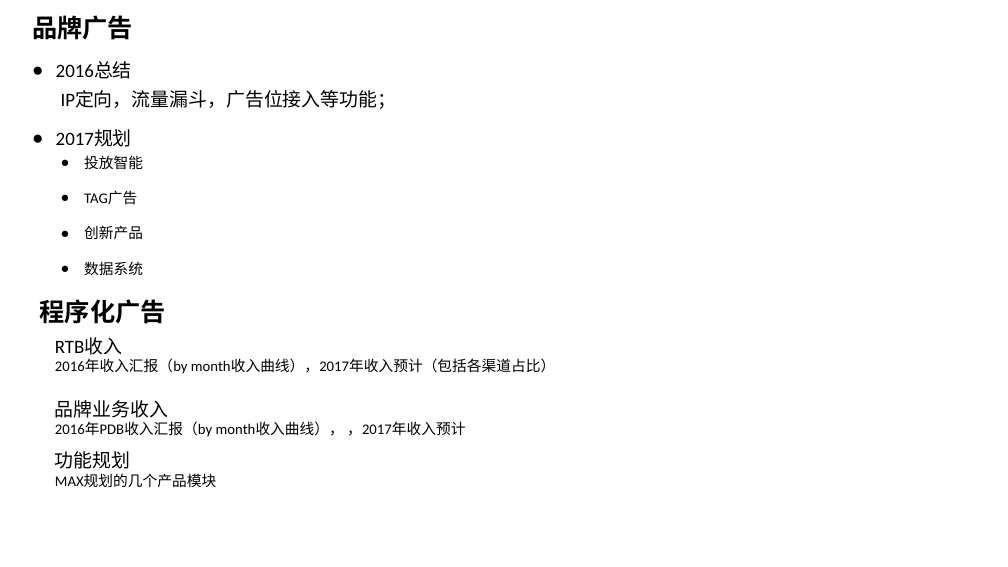
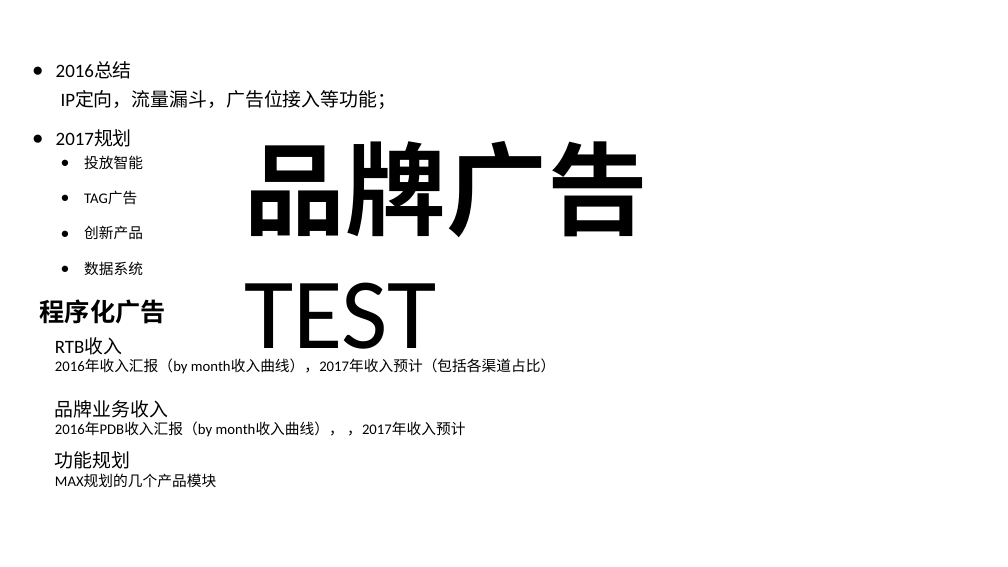
Before and after one commit to cedric2009/Spoon-Knife, a slide deck: slide 1 of 品牌&程序化广告提纲(宋志超补充）1215.pptx. Drawn at 1008x567 pixels with LibreOffice and Linux fonts; fonts in the diff are those of the drawing. Boxes give left, top, right and bottom in pixels: in the first picture for what was removed or moved away, otherwise in the second. Text is boxed around its words. In the diff, an @@ line names an element or a change of style, - is before the commit and + after.

Commit message:
tihuan

```diff
--- a/品牌&程序化广告提纲(宋志超补充）1215.pptx
+++ b/品牌&程序化广告提纲(宋志超补充）1215.pptx
@@ text "品牌广告": place and size @@
-text "品牌广告" at [32,15,133,40]
+text "品牌广告" at [245,141,648,372]
@@ text at [245,141,648,237]: size 24 to 96 pt in "品牌广告" @@
@@ text at [245,282,437,372]: paragraph added @@
+TEST
```
